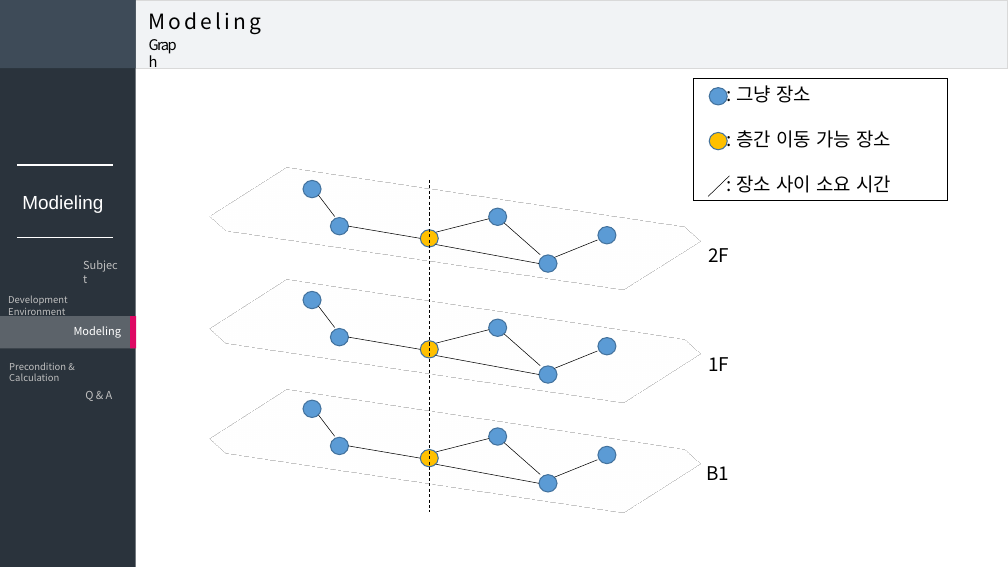
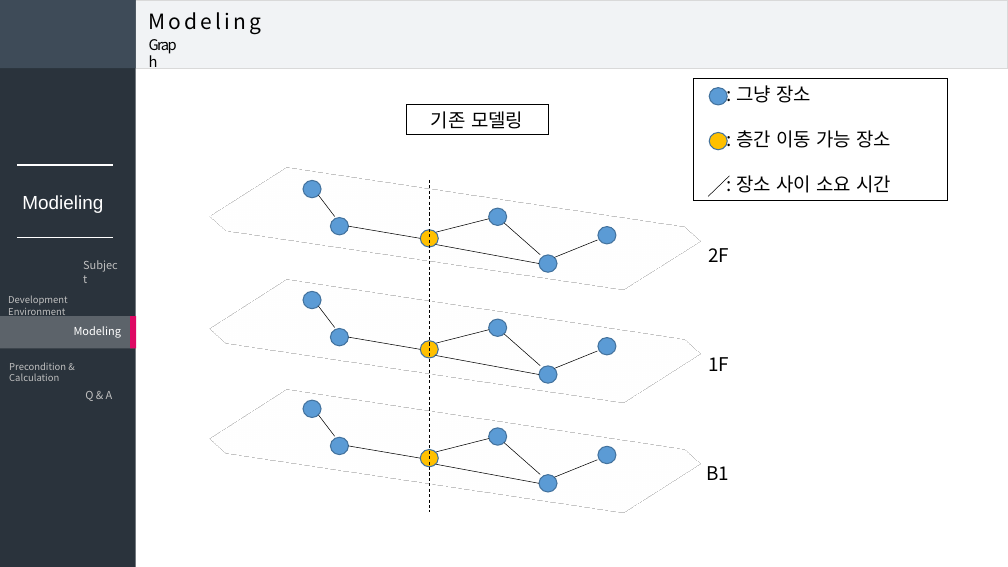
Before and after one commit to DDoGuSulGye/Presentation, a slide deck: slide 9 of 발표자료/03. Designing Problems.pptx. Drawn at 1008x567 pixels with LibreOffice and Linux fonts; fonts in the diff are those of the drawing. Boxes give left, top, right and bottom in pixels: in the first picture for what was removed or moved away, otherwise in the second. Text is boxed around its words. In the diff, an @@ line names an element or a change of style, - is before the commit and + after.

```diff
--- a/발표자료/03. Designing Problems.pptx
+++ b/발표자료/03. Designing Problems.pptx
@@ rectangle added at <box>406,104,548,135</box>, outline #000000 0.75 pt, 18 pt, text #000000 @@
+기존 모델링
```
Also in this commit, not shown: 1 slide added.
